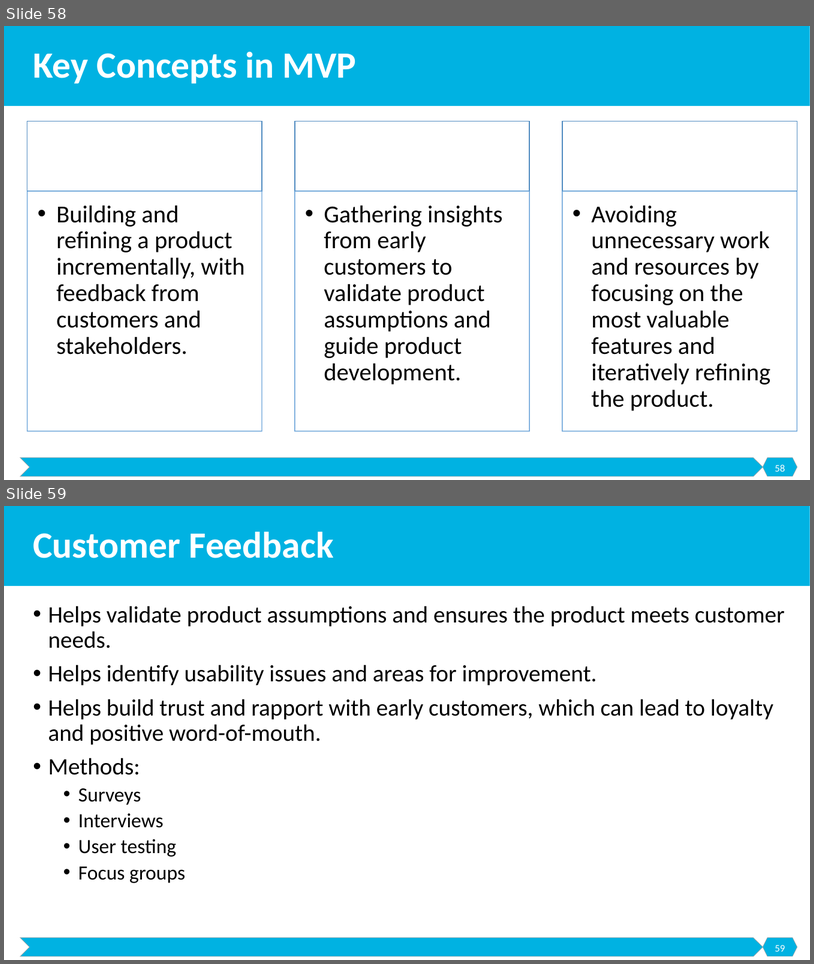
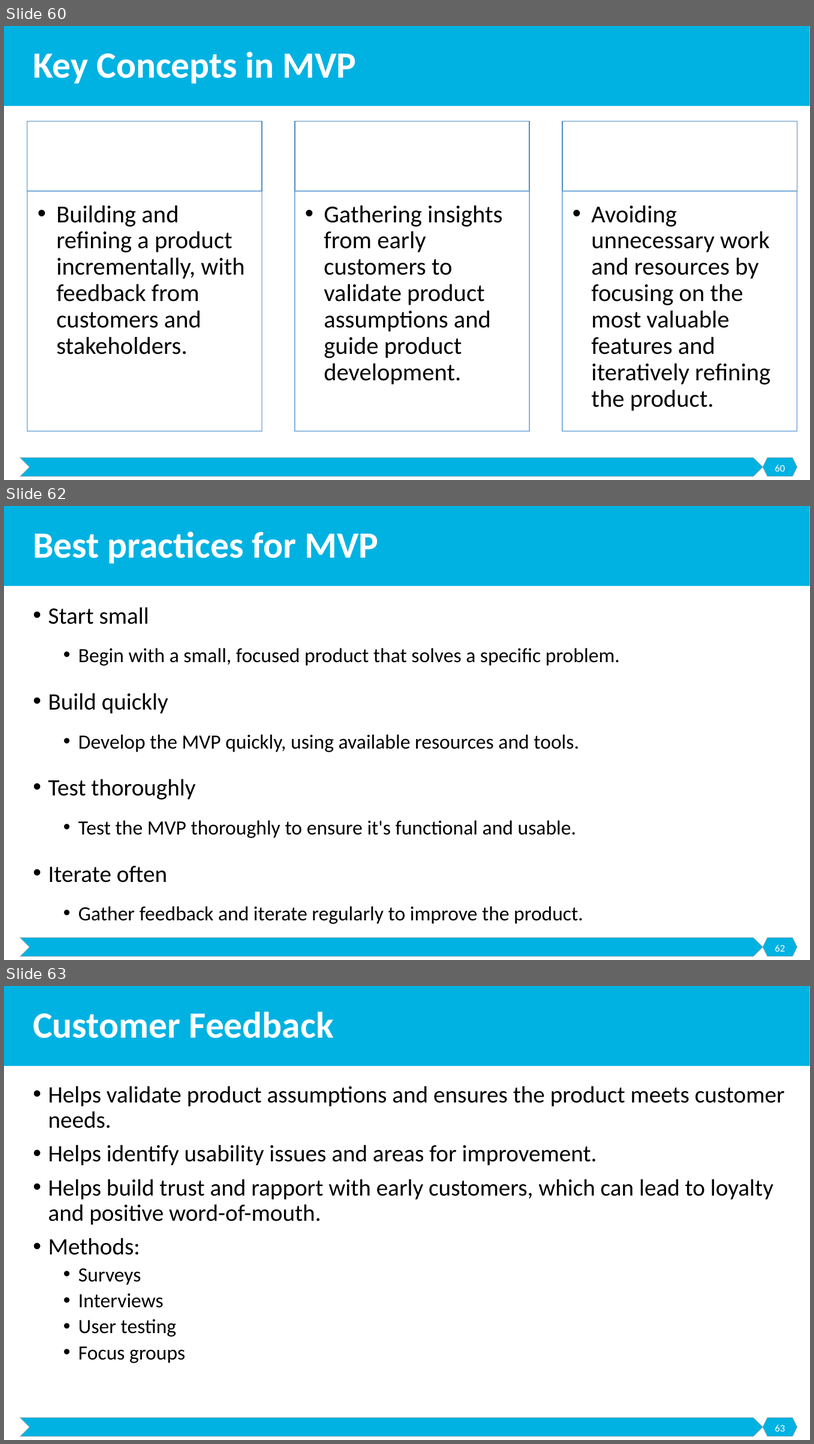
Before and after one commit to malenezi/malenezi, a slide deck: SE495/Lectures/4-Development and Prototyping/Development and Prototyping.pptx. Shown one above the other, each under a label of ours: slides 58 and 59 before the commit, slides 60, 62 and 63 after it; the slides between them are not shown. The pictures are 814x964 and 814x1444 pixels, drawn with LibreOffice and Linux fonts; fonts in the diff are those of the drawing. Boxes give left, top, right and bottom in pixels: in the first picture for what was removed or moved away, otherwise in the second. Text is boxed around its words. In the diff, an @@ line names an element or a change of style, - is before the commit and + after.

```diff
--- a/SE495/Lectures/4-Development and Prototyping/Development and Prototyping.pptx
+++ b/SE495/Lectures/4-Development and Prototyping/Development and Prototyping.pptx
@@ slide 62 added at (4, 506, 810, 960), background #FFFFFF; not listed: 3 template elements that a slide beside it also shows @@
@@ title added at (33, 531, 378, 564), 44 pt, text #FFFFFF, bold @@
+Best practices for MVP
@@ text added at (48, 607, 620, 924), 24 pt, text #000000 @@
+• Start small
+  • Begin with a small, focused product that solves a specific problem.
+• Build quickly
+  • Develop the MVP quickly, using available resources and tools.
+• Test thoroughly
+  • Test the MVP thoroughly to ensure it's functional and usable.
+• Iterate often
+  • Gather feedback and iterate regularly to improve the product.
@@ page number added at (775, 944, 785, 951), 12 pt, text #FFFFFF @@
+62
@@ what was slide 58 is now slide 60 @@
@@ page number at (775, 464, 785, 471): text changed @@
-58
+60
@@ what was slide 59 is now slide 63 @@
@@ page number at (775, 1424, 785, 1431): text changed @@
-59
+63
```
Also in this commit, not shown: 1 slide changed, 5 other slides added.
